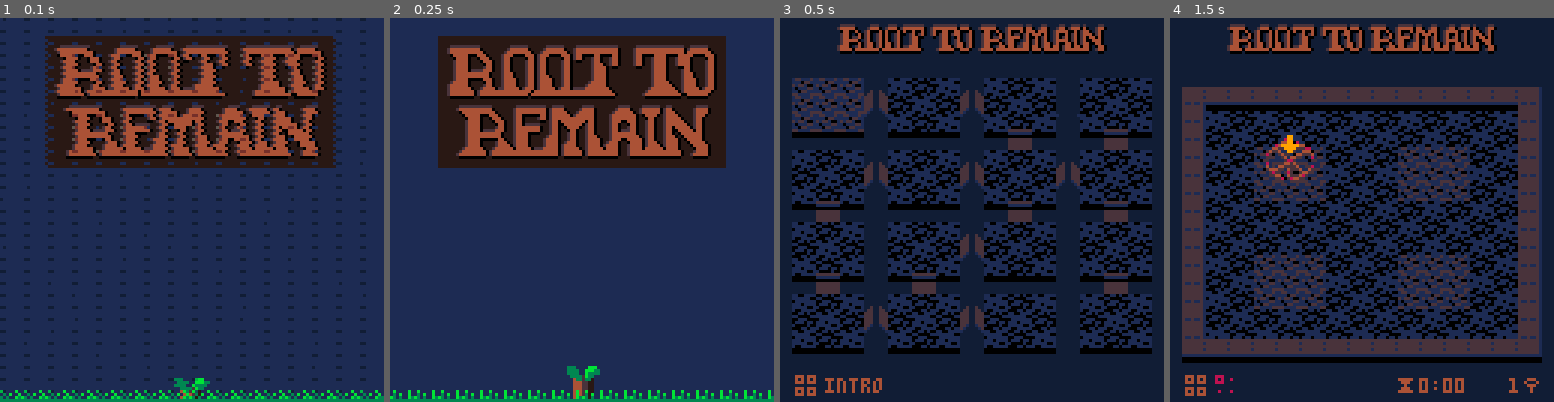
Above: before the commit, frames 1-4 (left to right).
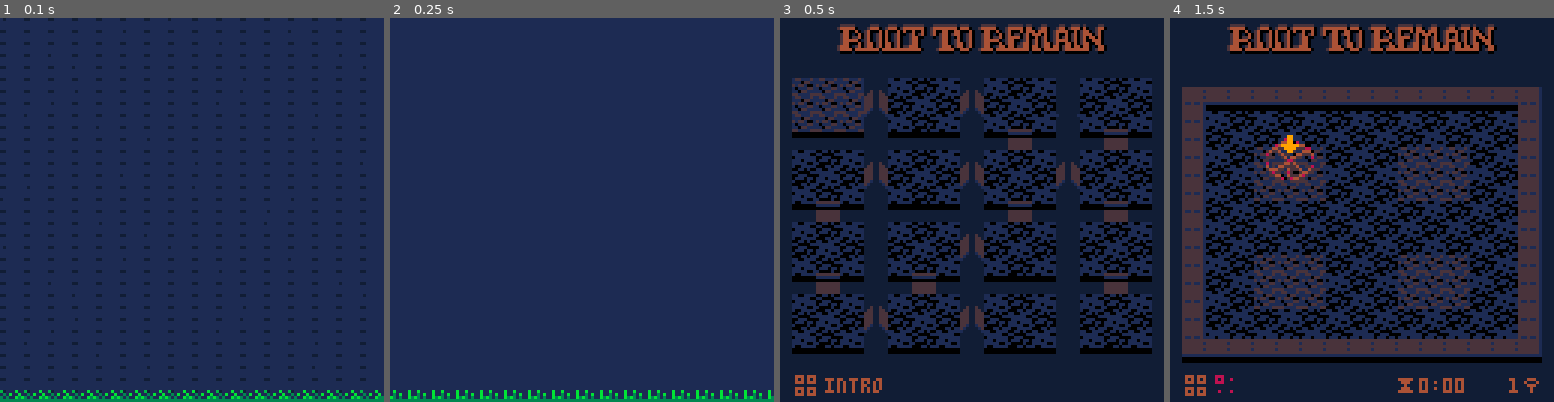
Above: after the commit, the same moments.

Repository: erwinbonsma/WhereToRootPico8
Game: PICO-8 cartridge wheretoroot.p8
Same seed, same stepped clock (60 frames per second), same inputs: the game is played once before the commit and once after it.
Inputs:
- Up to frame 1 (0.1 s): no input
- Up to frame 2 (0.25 s): no input
- Up to frame 3 (0.5 s): tap X (X key) at 0.33 s
- Up to frame 4 (1.5 s): tap O (Z key) at 0.7 s; tap X (X key) at 1.07 s

The runs differ from the first frame. In frame 1, 26% of the frame differs, in the area x 11-88%, y 4-100%; in frame 2, 26%, in the area x 12-88%, y 4-100%; in frame 3, nothing differs; in frame 4, nothing differs.

Commit message:
Add title and seed drop

Diff:
--- a/wheretoroot.p8
+++ b/wheretoroot.p8
@@ -1266,6 +1266,57 @@
 -->8
 --animations
 
+function title_anim(args)
+ local s=args[1]
+
+ s.treeh=0
+ s.branchl=0
+ s.seedr=0
+ s.logoy=-50
+
+ local a=0.03
+ local v=0
+ while (
+  s.logoy<10 or v<0
+ ) do
+  v+=a
+  s.logoy+=v
+  if s.logoy>10 and v>0.5 then
+   v=-v*0.5
+  end
+
+  yield()
+ end
+
+ v=0
+ s.seedh=-8
+ while s.seedh<128 do
+  v+=a
+  s.seedh+=v
+
+  yield()
+ end
+ s.seedh=nil
+
+ wait(60)
+
+ for i=1,24 do
+  s.treeh+=0.5
+  yield()
+ end
+
+ for i=1,100 do
+  s.treeh+=0.5
+  s.branchl+=0.3
+  yield()
+ end
+
+ while s.seedr<8.5 do
+  s.seedr+=0.02
+  yield()
+ end
+end
+
 function seeddrop_anim(args)
  local s=args[1]
  local kills=args[2]
@@ -2489,30 +2540,23 @@
 function title:new()
  local o=setmetatable({},self)
  self.__index=self
- self.treeh=0
- self.branchl=0
- self.seedr1=0
- self.seedr2=0
+
+ o.anim=cowrap(
+  "title",title_anim,o
+ )
+
  return o
 end
 
 function title:update()
- if self.treeh<64 then
-  self.treeh+=0.5
- end
- if self.treeh>12 then
-  if self.branchl<32 then
-   self.branchl+=0.3
-  else
-   if self.seedr1<8 then
-    self.seedr1+=rnd(0.03)
-   end
-   if self.seedr2<8 then
-    self.seedr2+=rnd(0.03)
-   end
-  end
- end
+ if self.anim!=nil then
+  if coinvoke(self.anim) then
+   self.anim=nil
+  end
+ end
+
  if btnp(❎) or btnp(🅾️) then
+  printh("btnp")
   scene=levelmenu
  end
 end
@@ -2535,6 +2579,30 @@
    end
   end
  end
+end
+
+function title:_drawtrunk(y0)
+ for y=y0,127 do
+  local w=ceil((y-y0)/20)+2
+  local xa=64-w
+  local xb=64+w
+  local x1=(xa*3+xb*2)/5
+  local x2=(xa+xb*4)/5
+  line(x1,y,x2,y,5)
+  line(xa,y,flr(x1),y,4)
+  line(ceil(x2),y,xb,y,15)
+ end
+end
+
+function title:_drawseed(x,y,r)
+ if (r<2) return
+
+ pal(player_pals[1],0)
+ pal(1,6,0)
+
+ spr(r+215,x-3,y+2)
+
+ pal(0)
 end
 
 function title:_drawbranch(
@@ -2567,23 +2635,12 @@
  spr(204,x1-8,ya-6,2,1)
  spr(204,x2-8,ya-6,2,1)
 
- if bl>32 then
-  pal(player_pals[1],0)
-  pal(1,6,0)
-
-  if self.seedr1>=2 then
-   spr(
-    self.seedr1+215,x1-3,ya+2
-   )
-  end
-  if self.seedr2>=2 then
-   spr(
-    self.seedr2+215,x2-3,ya+2
-   )
-  end
-
-  pal(0)
- end
+ self:_drawseed(
+  x1,ya+1,self.seedr
+ )
+ self:_drawseed(
+  x2,ya+1,self.seedr-0.5
+ )
 end
 
 function title:draw()
@@ -2598,8 +2655,9 @@
 
  cls(1)
 
+ local y0=self.logoy
  rectfill(
-  16,6,111,49,15
+  16,y0-4,111,y0+39,15
  )
  for f in all({
   {-1,0,5},{0,-1,5},
@@ -2610,32 +2668,31 @@
   color(f[3])
 
   self:_drawlogo(
-   20+dx,10+dy,0,16,43,7
+   20+dx,y0+dy,0,16,43,7
   )
   self:_drawlogo(
-   22+dx,30+dy,46,16,42,7
+   22+dx,y0+dy+20,46,16,42,7
   )
  end
 
- --tree trunk
- local y0=127-self.treeh
- for y=y0,127 do
-  local w=ceil((y-y0)/20)+2
-  local xa=64-w
-  local xb=64+w
-  local x1=(xa*3+xb*2)/5
-  local x2=(xa+xb*4)/5
-  line(x1,y,x2,y,5)
-  line(xa,y,flr(x1),y,4)
-  line(ceil(x2),y,xb,y,15)
- end
-
- if self.branchl>0 then
-  self:_drawbranch(
-   y0,self.branchl
+ if self.seedh then
+  self:_drawseed(
+   64,self.seedh,8
   )
- else
-  spr(204,56,y0-6,2,1)
+  spr(204,56,self.seedh-7,2,1)
+ end
+
+ if self.treeh>0 then
+  local y0=127-self.treeh
+  self:_drawtrunk(y0)
+
+  if self.branchl>0 then
+   self:_drawbranch(
+    y0,self.branchl
+   )
+  else
+   spr(204,56,y0-6,2,1)
+  end
  end
 
  for i=0,15 do
